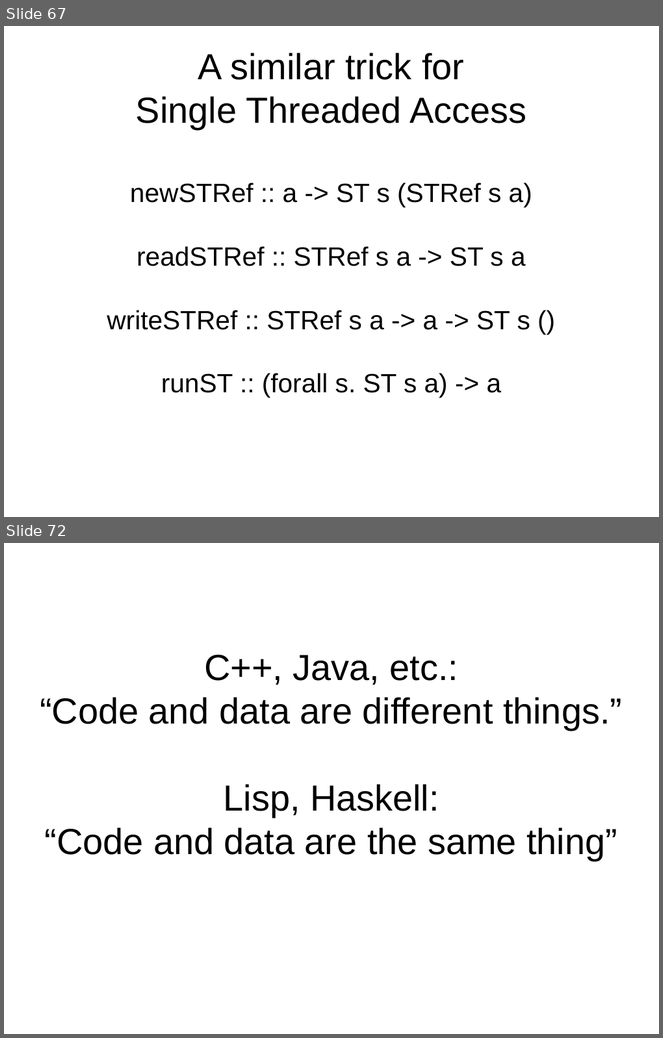
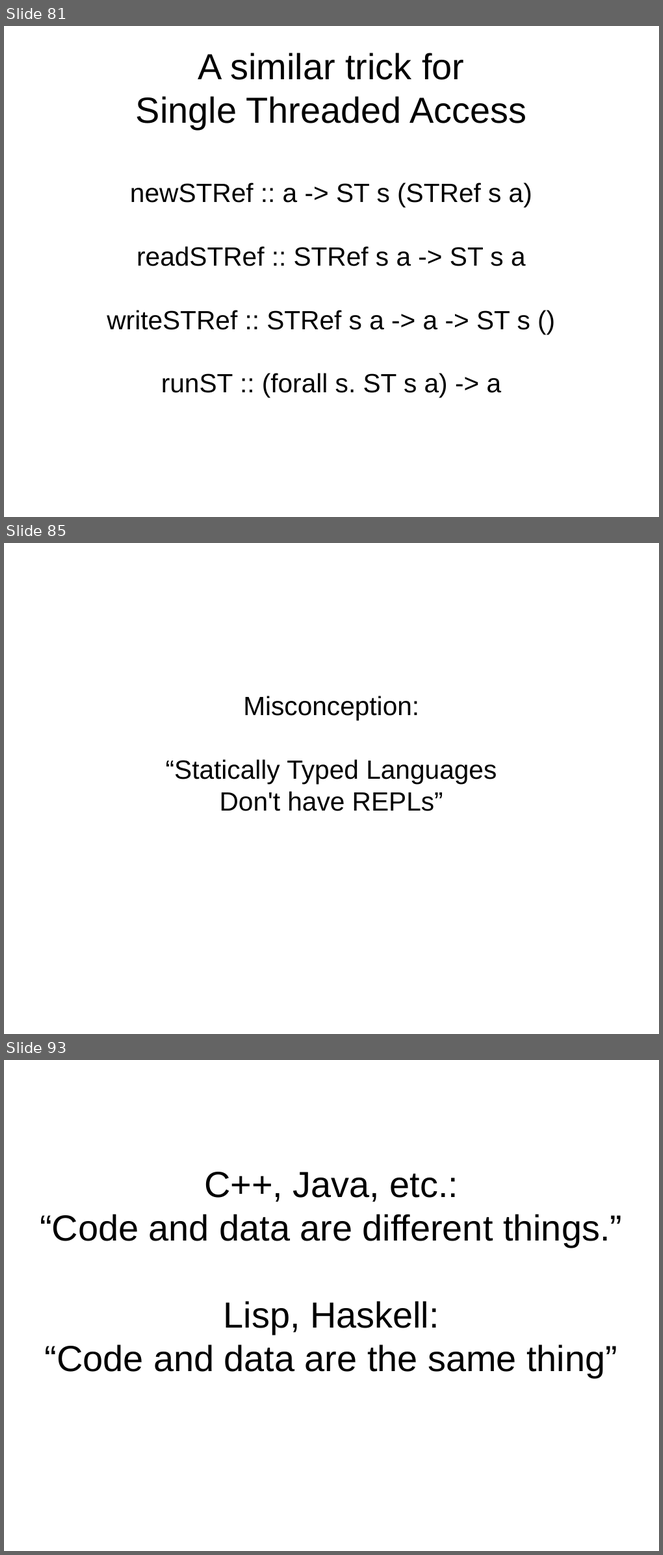
Before and after one commit to bhurt/presentations, a slide deck: statictyping.odp. Shown one above the other, each under a label of ours: slides 67 and 72 before the commit, slides 81, 85 and 93 after it; the slides between them are not shown. The pictures are 663x1038 and 663x1555 pixels, drawn with LibreOffice and Linux fonts; fonts in the diff are those of the drawing. Boxes give left, top, right and bottom in pixels: in the first picture for what was removed or moved away, otherwise in the second. Text is boxed around its words. In the diff, an @@ line names an element or a change of style, - is before the commit and + after.

```diff
--- a/statictyping.odp
+++ b/statictyping.odp
@@ slide 85 added at [4,543,659,1034], background #FFFFFF @@
@@ subtitle added at [166,696,497,811], 32 pt, text #000000 @@
+Misconception:
+“Statically Typed Languages
+Don't have REPLs”
@@ what was slide 67 is now slide 81 @@
@@ what was slide 72 is now slide 93 @@
```
Also in this commit, not shown: 3 slides changed, 16 other slides added, 7 slides removed.
